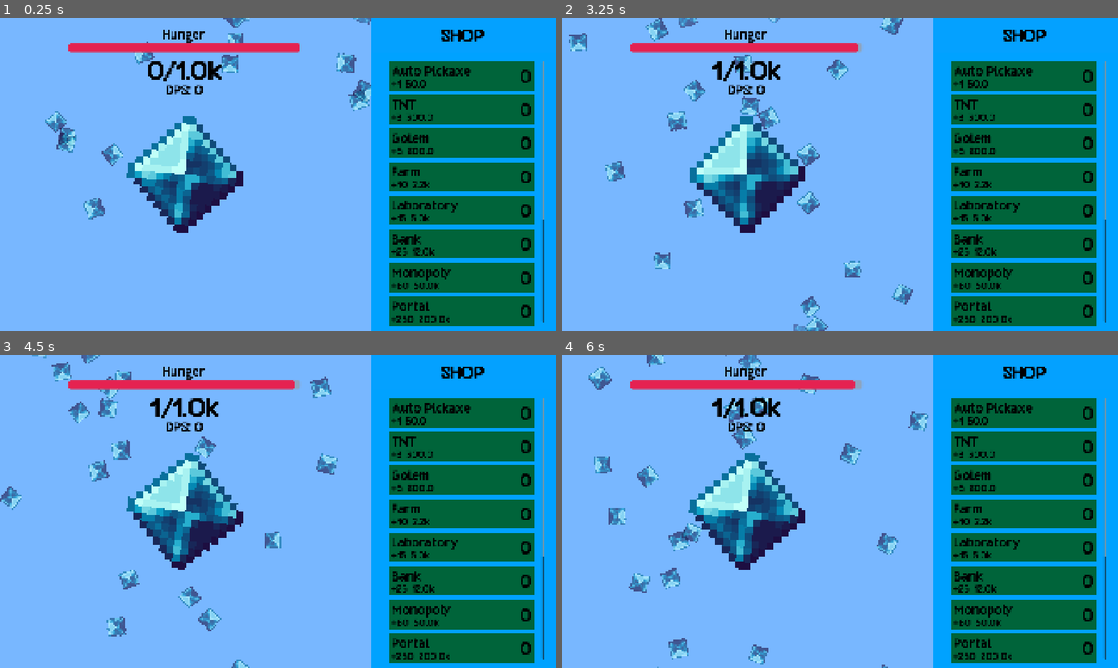
Above: before the commit, frames 1-4 (two rows, left to right).
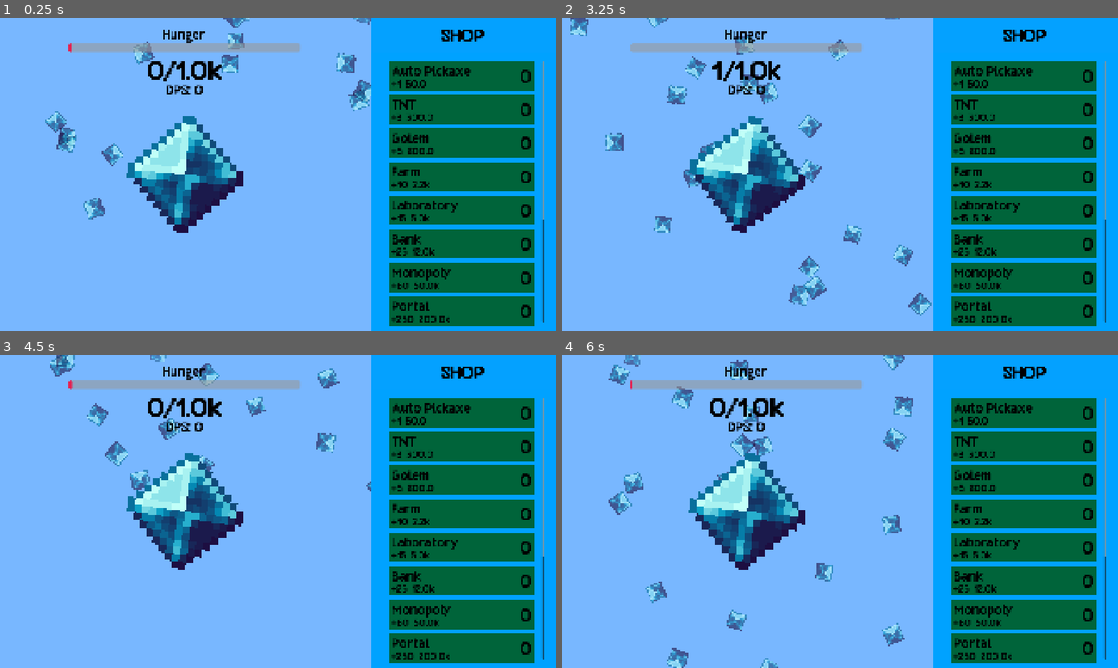
Above: after the commit, the same moments.

Repository: kyteidev/diamond-clicker-ultimate
Game: Godot game, scene res://scenes/game.tscn
Two runs of this game, one before a commit and one after it. Both use one fixed random seed, a clock stepped at 60 frames per second and the inputs below.
Inputs (mouse positions are in pixels of both pictures, inside the frame that each line leads up to):
- Up to frame 1 (0.25 s): no input
- Up to frame 2 (3.25 s): move the mouse to (962, 158) at 0.52 s; click (962, 158) at 0.6 s; move the mouse to (728, 190) at 1.27 s; click (728, 190) at 1.35 s; move the mouse to (895, 105) at 2.02 s; click (895, 105) at 2.1 s; move the mouse to (812, 237) at 2.77 s; click (812, 237) at 2.85 s
- Up to frame 3 (4.5 s): move the mouse to (444, 558) at 3.52 s; click (444, 558) at 3.6 s; click (378, 608) at 4.25 s, where only the run after the commit has a clickable "New Game"
- Up to frame 4 (6 s): move the mouse to (673, 464) at 5.02 s; click (673, 464) at 5.1 s; move the mouse to (867, 511) at 5.77 s; click (867, 511) at 5.85 s

The runs differ from the first frame. In frame 1, 1.3% of the frame differs, in the area x 12-54%, y 8-12%; in frame 2, 8.8%, in the area x 1-67%, y 0-100%; in frame 3, 5.5%; in frame 4, 6.9%.

Commit message:
add nice animation when displaying stats

Diff:
--- a/scripts/managers/state_manager.gd
+++ b/scripts/managers/state_manager.gd
@@ -1,6 +1,6 @@
 extends Node
 
-const MAX_HUNGER = 180.0
+const MAX_HUNGER = 3.0
 const STARTING_TARGET = 1000.0
 
 var diamonds: float:
--- a/scripts/menus/death_menu.gd
+++ b/scripts/menus/death_menu.gd
@@ -1,6 +1,7 @@
 extends CanvasLayer
 
 const TWEEN_DURATION = 0.5
+const STAT_MOVE_OFFSET = 43.0
 
 var bg_orig_alpha: float
 var stats_orig_pos: Vector2
@@ -33,7 +34,7 @@
 	title.global_position.x = -title.size.x
 
 	# update stats
-	var index = 0
+	var index: int = 0
 	for child in stats_container.get_children():
 		var count: Label = child.get_child(1) # label node
 		var text: String
@@ -61,6 +62,8 @@
 		count.text = text
 		index += 1
 
+		child.modulate.a = 0.0
+
 	visible = true
 
 	var bg_tween := create_tween()
@@ -75,6 +78,32 @@
 	title_tween.tween_property(title, "global_position:x", title_orig_pos.x, TWEEN_DURATION) \
 			.set_trans(Tween.TRANS_CUBIC).set_ease(Tween.EASE_IN_OUT).set_delay(TWEEN_DURATION)
 
+	stats_tween.finished.connect(
+		func() -> void:
+			await get_tree().process_frame
+			_animate_stats(),
+	)
+
+
+func _animate_stats() -> void:
+	var stats_tween := create_tween().set_parallel(true).set_trans(Tween.TRANS_CUBIC).set_ease(
+		Tween.EASE_IN_OUT
+	)
+
+	var index: int = 0
+	for child in stats_container.get_children():
+		var orig_y: float = child.global_position.y
+		var delay: float = TWEEN_DURATION * index
+
+		child.global_position.y += STAT_MOVE_OFFSET
+
+		stats_tween.tween_property(child, "modulate:a", 1.0, TWEEN_DURATION).set_delay(delay)
+		stats_tween.tween_property(child, "global_position:y", orig_y, TWEEN_DURATION).set_delay(
+			delay
+		)
+
+		index += 1
+
 
 func _on_new_game_button_pressed() -> void:
 	get_tree().paused = false
